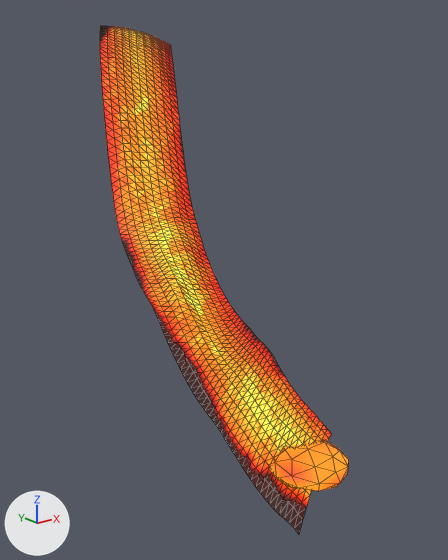
The glTF model flow_2_4.glb, before and after one commit.
Rendered twice from a 50 mm lens placed at (-20.12, -80.95, 34.31), pointed at (-8.89, -66.91, 28.69). Every picture has the same lights, and +X, +Y and +Z are marked at lower left. The first picture is the older version. Mesh edges are drawn as thin lines.
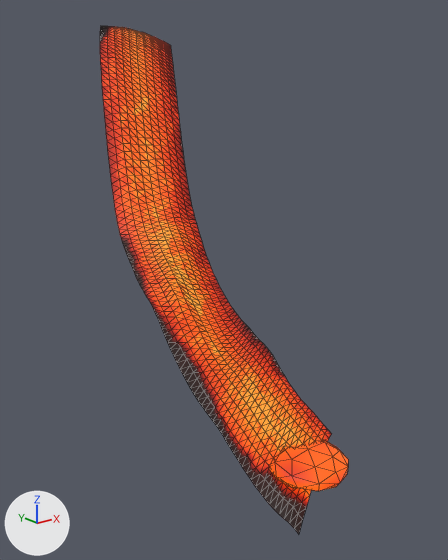
Changed parts and their boxes [x1, y1, x2, y2] in the pictures (448 x 560 px):
'Mesh_0', surface changed
    both: [100, 26, 348, 533]

Diff of the bpy script that builds the scene:
```diff
--- a/flow_2_4.glb.py
+++ b/flow_2_4.glb.py
@@ mat_material_0 @@
 n0 = _N.new('ShaderNodeBsdfPrincipled'); n0.name = 'Principled BSDF'
 n0.inputs[2].default_value = 0.55  # 'Roughness'
-n0.inputs[28].default_value = 2.6  # 'Emission Strength'
+n0.inputs[28].default_value = 1.0  # 'Emission Strength'
 n1 = _N.new('ShaderNodeOutputMaterial'); n1.name = 'Material Output'
@@ mat_material_1 @@
 n0 = _N.new('ShaderNodeBsdfPrincipled'); n0.name = 'Principled BSDF'
 n0.inputs[2].default_value = 0.6  # 'Roughness'
-n0.inputs[28].default_value = 2.6  # 'Emission Strength'
+n0.inputs[28].default_value = 1.0  # 'Emission Strength'
 n1 = _N.new('ShaderNodeOutputMaterial'); n1.name = 'Material Output'
```
